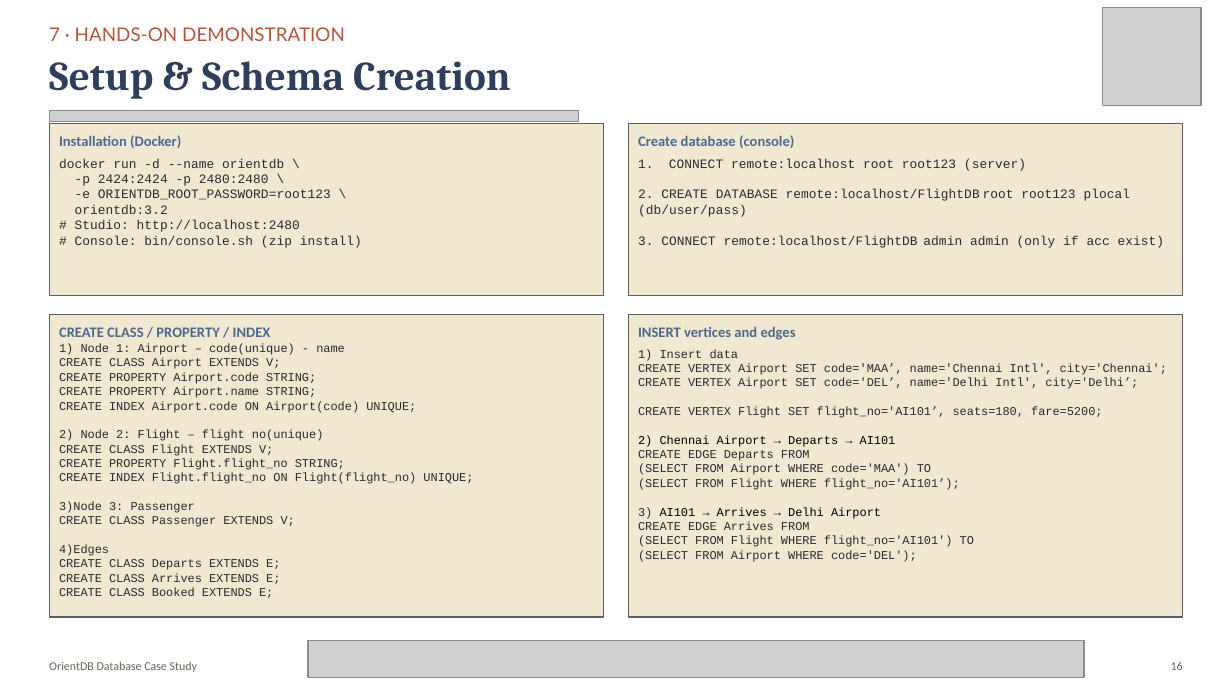
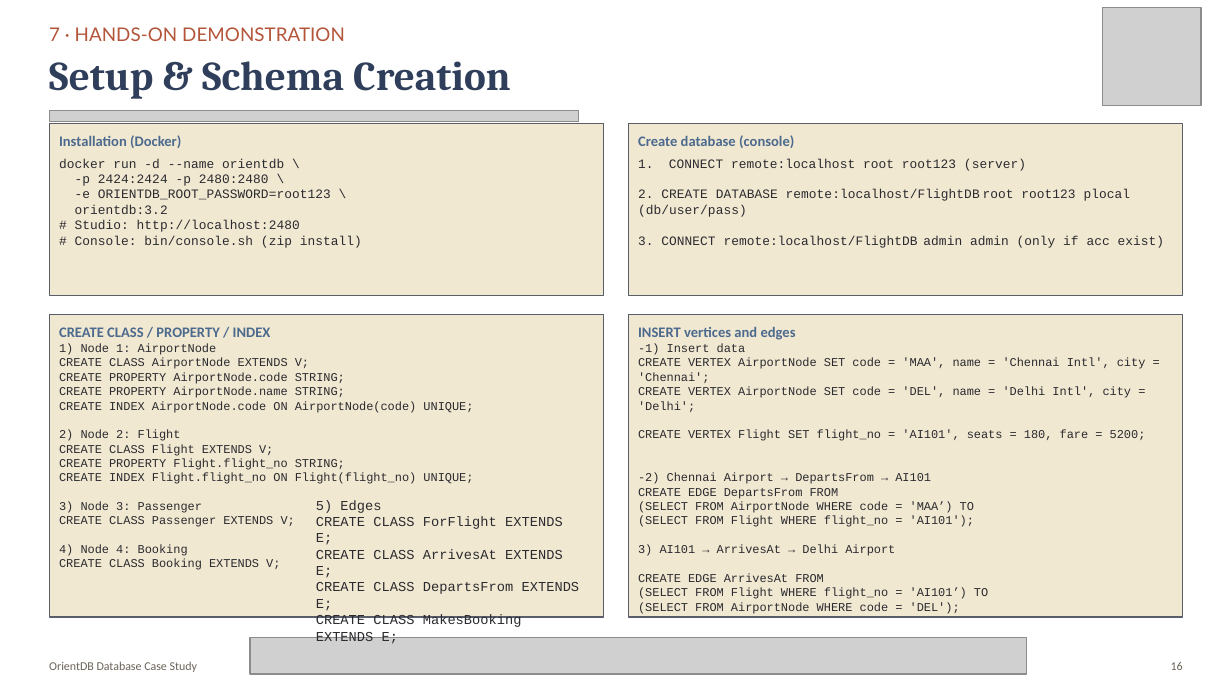
Before and after one commit to sowmyatech18/Airport-Management-System-using-OrientDB, a slide deck: slide 16 of FlightDB_Presentation.pptx. Drawn at 1232x693 pixels with LibreOffice and Linux fonts; fonts in the diff are those of the drawing; grey boxes stand for pictures; background and template pictures are left out. Boxes give left, top, right and bottom in pixels: in the first picture for what was removed or moved away, otherwise in the second. Text is boxed around its words. In the diff, an @@ line names an element or a change of style, - is before the commit and + after.

```diff
--- a/FlightDB_Presentation.pptx
+++ b/FlightDB_Presentation.pptx
@@ text at (59, 344, 473, 441): text changed @@
-1) Node 1: Airport – code(unique) - name
-CREATE CLASS Airport EXTENDS V;
-CREATE PROPERTY Airport.code STRING;
-CREATE PROPERTY Airport.name STRING;
-CREATE INDEX Airport.code ON Airport(code) UNIQUE;
-2) Node 2: Flight – flight no(unique)
+1) Node 1: AirportNode
+CREATE CLASS AirportNode EXTENDS V;
+CREATE PROPERTY AirportNode.code STRING;
+CREATE PROPERTY AirportNode.name STRING;
+CREATE INDEX AirportNode.code ON AirportNode(code) UNIQUE;
+2) Node 2: Flight
@@ text at (638, 344, 1146, 614): text changed @@
-1) Insert data
-CREATE VERTEX Airport SET code='MAA’, name='Chennai Intl', city='Chennai';
-CREATE VERTEX Airport SET code='DEL’, name='Delhi Intl', city='Delhi’;
-CREATE VERTEX Flight SET flight_no='AI101’, seats=180, fare=5200;
-2) Chennai Airport → Departs → AI101
-CREATE EDGE Departs FROM
-(SELECT FROM Airport WHERE code='MAA') TO
-(SELECT FROM Flight WHERE flight_no='AI101’);
-3) AI101 → Arrives → Delhi Airport
-CREATE EDGE Arrives FROM
-(SELECT FROM Flight WHERE flight_no='AI101') TO
-(SELECT FROM Airport WHERE code='DEL');
+-1) Insert data
+CREATE VERTEX AirportNode SET code = 'MAA', name = 'Chennai Intl', city = 'Chennai';
+CREATE VERTEX AirportNode SET code = 'DEL', name = 'Delhi Intl', city = 'Delhi';
+CREATE VERTEX Flight SET flight_no = 'AI101', seats = 180, fare = 5200;
+-2) Chennai Airport → DepartsFrom → AI101
+CREATE EDGE DepartsFrom FROM
+(SELECT FROM AirportNode WHERE code = 'MAA’) TO
+(SELECT FROM Flight WHERE flight_no = 'AI101');
+3) AI101 → ArrivesAt → Delhi Airport
+CREATE EDGE ArrivesAt FROM
+(SELECT FROM Flight WHERE flight_no = 'AI101’) TO
+(SELECT FROM AirportNode WHERE code = 'DEL');
@@ text at (59, 502, 202, 513): spaces changed @@
-3)Node 3: Passenger
+3) Node 3: Passenger
@@ text added at (316, 500, 580, 644), 8 pt, text #2B2B2F @@
+5) Edges
+CREATE CLASS ForFlight EXTENDS E;
+CREATE CLASS ArrivesAt EXTENDS E;
+CREATE CLASS DepartsFrom EXTENDS E;
+CREATE CLASS MakesBooking EXTENDS E;
@@ text at (59, 545, 280, 570): text changed @@
-4)Edges
-CREATE CLASS Departs EXTENDS E;
-CREATE CLASS Arrives EXTENDS E;
-CREATE CLASS Booked EXTENDS E;
+4) Node 4: Booking
+CREATE CLASS Booking EXTENDS V;
@@ picture: place and size @@
-picture at (308, 641, 1084, 678)
+picture at (250, 637, 1026, 674)
```
Also in this commit, not shown: 3 other slides changed.
